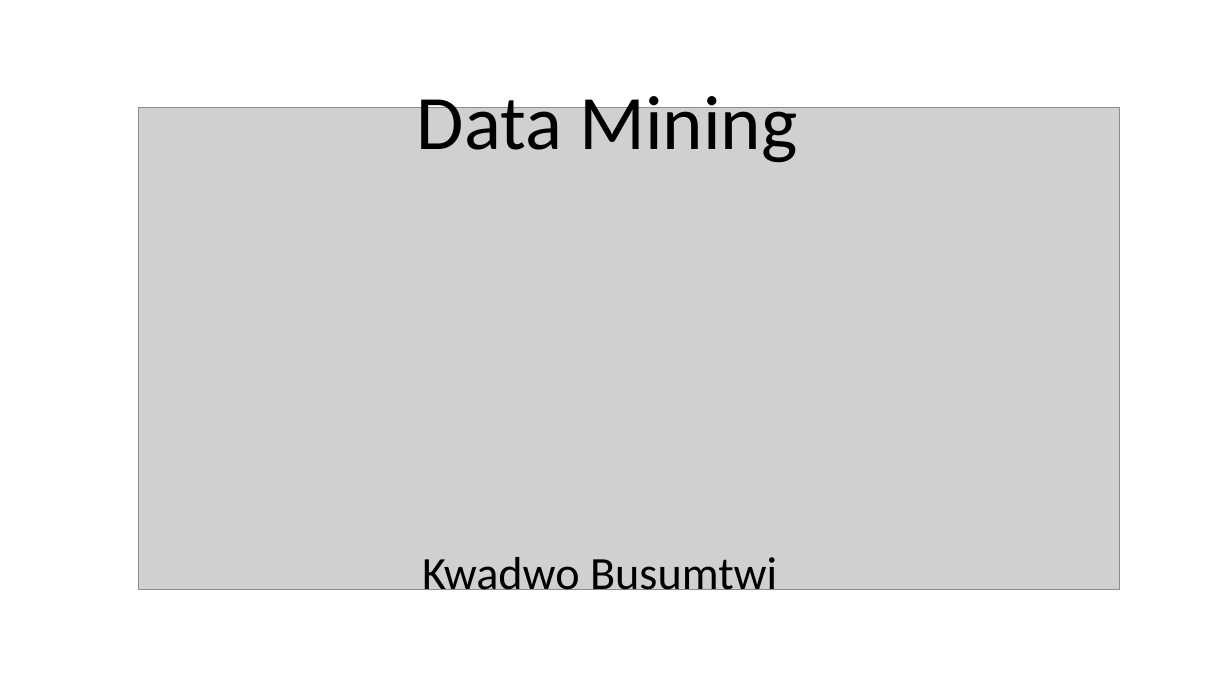
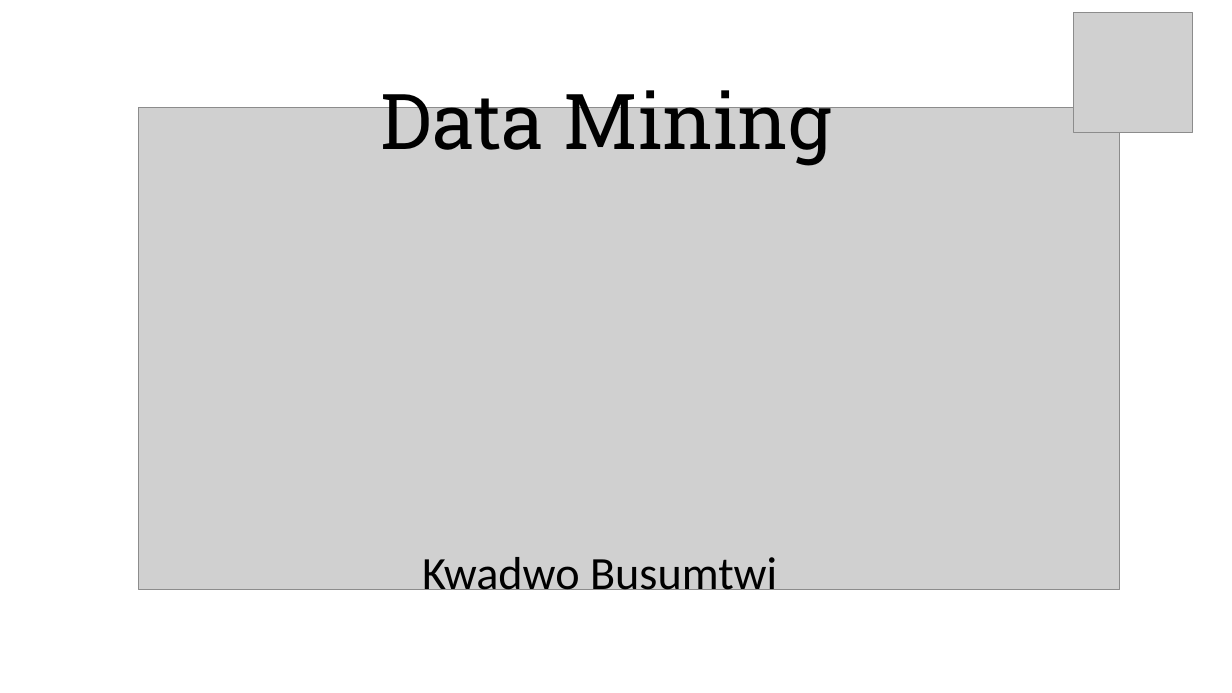
Before and after one commit to AshesisDataMining-2015/Youtube_Data, a slide deck: slide 1 of Final_Presentation.pptx. Drawn at 1232x693 pixels with LibreOffice and Linux fonts; fonts in the diff are those of the drawing; grey boxes stand for pictures. Boxes give left, top, right and bottom in pixels: in the first picture for what was removed or moved away, otherwise in the second. Text is boxed around its words. In the diff, an @@ line names an element or a change of style, - is before the commit and + after.

```diff
--- a/Final_Presentation.pptx
+++ b/Final_Presentation.pptx
@@ picture added at bbox=[1073, 13, 1192, 132] @@
@@ text "Data Mining" at bbox=[381, 79, 832, 166]: font Calibri to Roboto Slab @@
```
Also in this commit, not shown: 11 other slides changed, 4 slides added, 2 slides removed.
